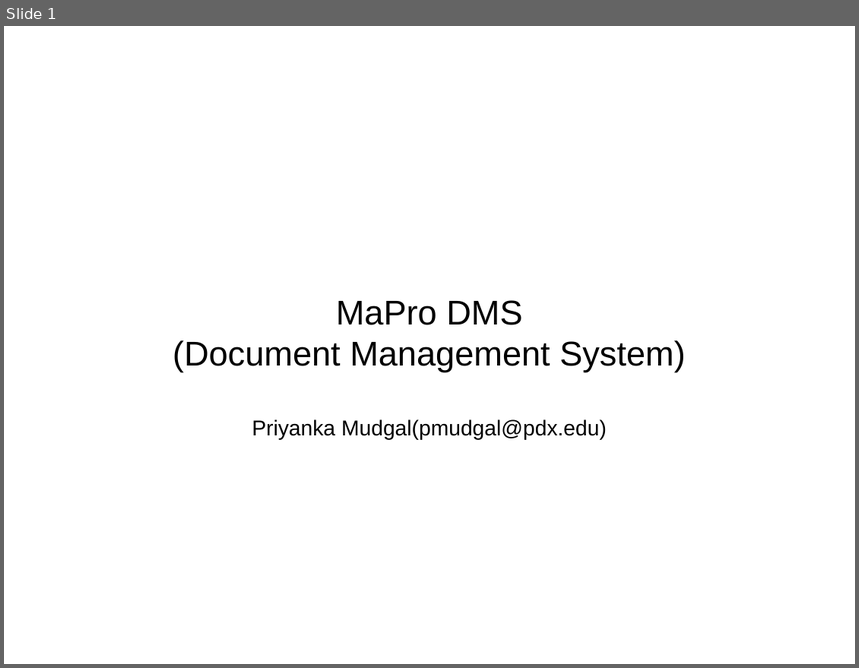
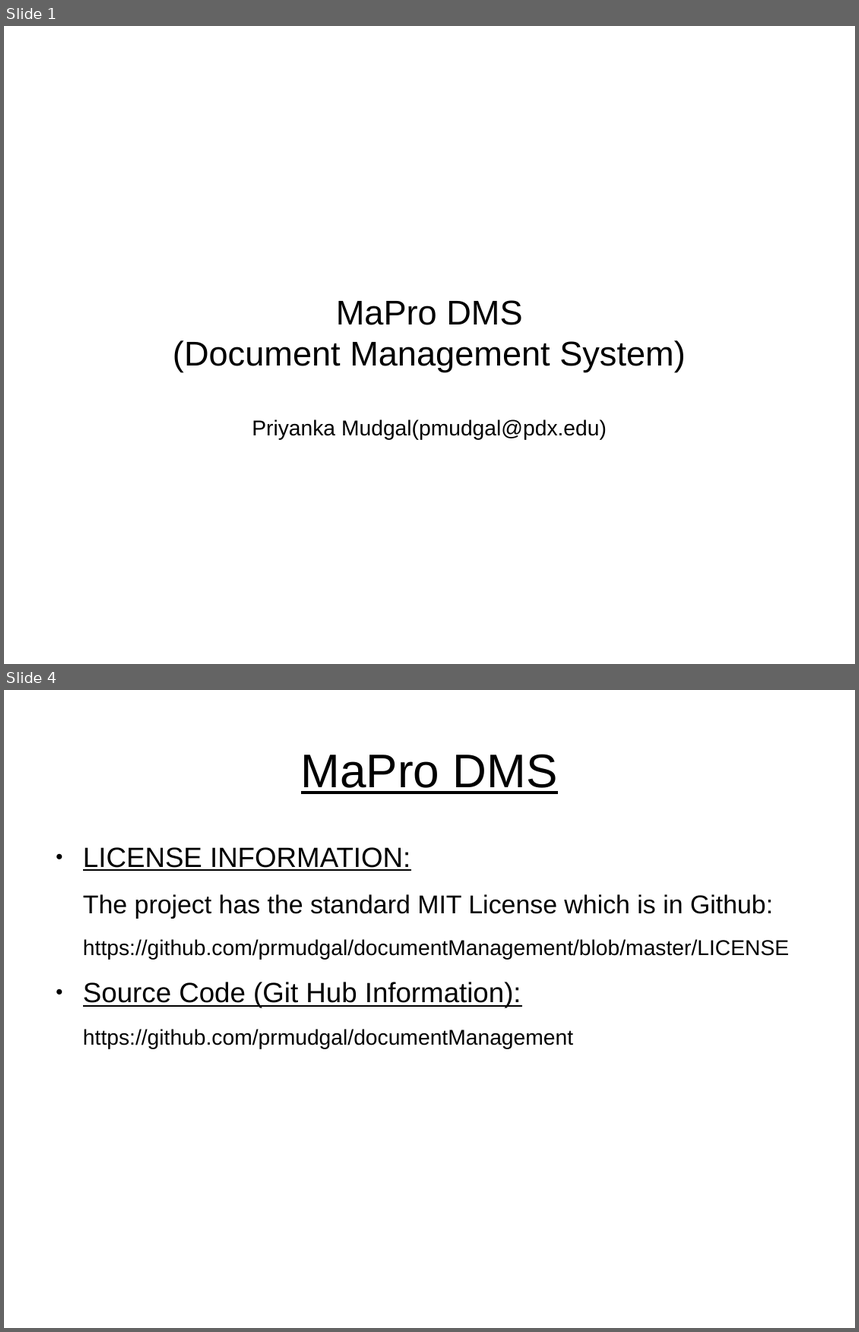
Before and after one commit to prmudgal/documentManagement, a slide deck: MaProDMS_Presentation.odp. Shown one above the other, each under a label of ours: slide 1 before the commit, slides 1 and 4 after it; the slides between them are not shown. The pictures are 859x668 and 859x1332 pixels, drawn with LibreOffice and Linux fonts; fonts in the diff are those of the drawing. Boxes give left, top, right and bottom in pixels: in the first picture for what was removed or moved away, otherwise in the second. Text is boxed around its words. In the diff, an @@ line names an element or a change of style, - is before the commit and + after.

```diff
--- a/MaProDMS_Presentation.odp
+++ b/MaProDMS_Presentation.odp
@@ slide 4 added at <box>4,690,855,1328</box>, background #FFFFFF @@
@@ title added at <box>301,754,558,794</box>, 44 pt, text #000000, underline @@
+MaPro DMS
@@ text added at <box>83,847,789,1049</box>, 20 pt, text #000000 @@
+● LICENSE INFORMATION:
+The project has the standard MIT License which is in Github:
+https://github.com/prmudgal/documentManagement/blob/master/LICENSE
+● Source Code (Git Hub Information):
+https://github.com/prmudgal/documentManagement
```
Also in this commit, not shown: 12 slides changed, 1 other slide added.
